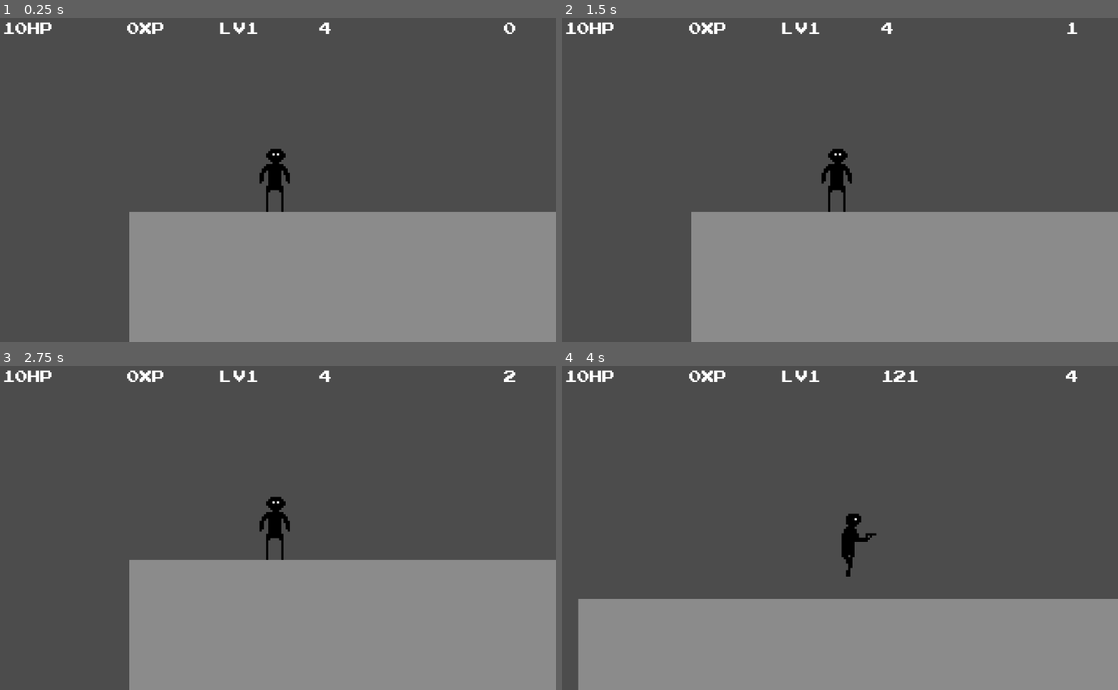
Above: before the commit, frames 1-4 (two rows, left to right).
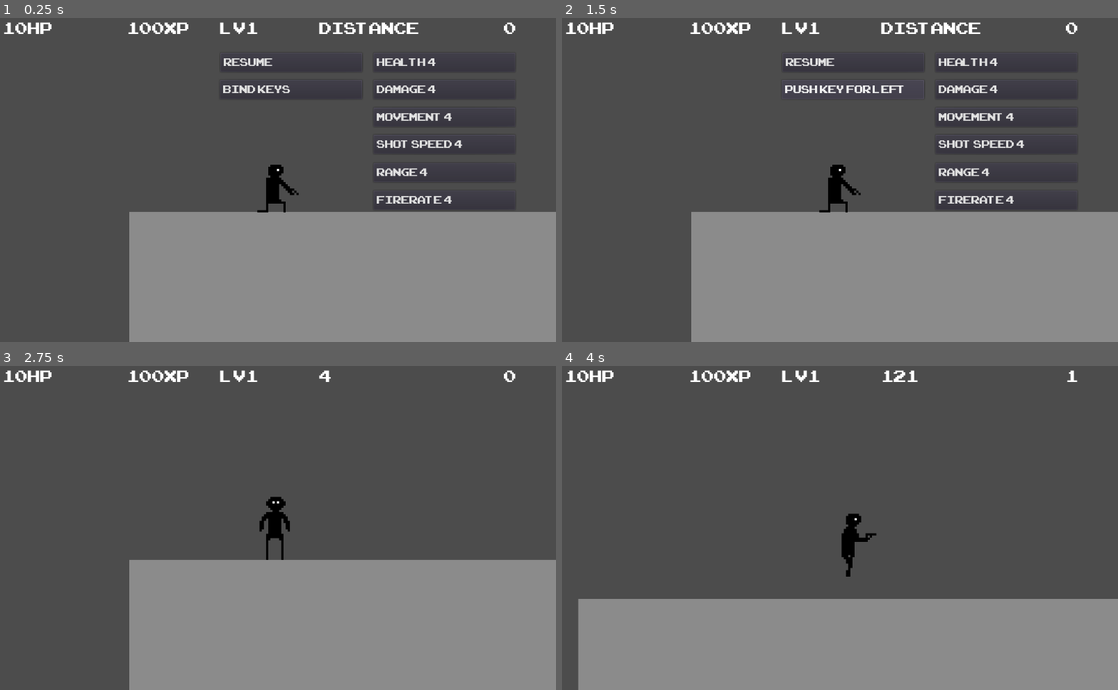
Above: after the commit, the same moments.

Repository: Denhonator/RandomPlatformer
Game: Godot game, scene res://2D.tscn
The game is run twice, just before and just after one commit, with the same random seed, the same clock (stepped at 60 frames per second) and the same inputs.
Inputs (mouse positions are in pixels of both pictures, inside the frame that each line leads up to):
- Up to frame 1 (0.25 s): no input
- Up to frame 2 (1.5 s): click (851, 89) at 0.5 s, where only the run after the commit has a clickable "Bind Keys"; click (851, 89) at 1.25 s, where only the run after the commit has a clickable "Push key for left"
- Up to frame 3 (2.75 s): click (289, 411) at 2 s, where only the run after the commit has a clickable "Resume"
- Up to frame 4 (4 s): tap Enter at 2.75 s; hold Right (right) from 2.78 s (still down); tap X (attack) at 2.85 s; tap Z (jump) at 3.02, 3.32, 3.77, 3.8 s; tap Shift (roll) at 3.05, 3.6 s

The runs differ from the first frame. In frame 1, 2.4% of the frame differs, in the area x 22-84%, y 1-61%; in frame 2, 2.6%, in the area x 22-93%, y 1-61%; in frame 3, 0.3%; in frame 4, 0.3%.

Commit message:
Bind keys, use XP to level up

Diff:
--- a/2D.tscn
+++ b/2D.tscn
@@ -26,7 +26,23 @@
 font_data = ExtResource( 7 )
 _sections_unfolded = [ "Extra Spacing", "Font", "Settings" ]
 
-[node name="Main" type="Node"]
+[sub_resource type="DynamicFont" id=4]
+
+size = 28
+use_mipmaps = true
+use_filter = true
+font_data = ExtResource( 7 )
+_sections_unfolded = [ "Font", "Settings" ]
+
+[sub_resource type="DynamicFont" id=5]
+
+size = 28
+use_mipmaps = true
+use_filter = true
+font_data = ExtResource( 7 )
+_sections_unfolded = [ "Font", "Settings" ]
+
+[node name="Main" type="Node" index="0"]
 
 script = ExtResource( 1 )
 
@@ -120,7 +136,7 @@
 damage = 1.0
 health = 10
 shotCooldown = 0.4
-shotRange = 150.0
+shotRange = 100.0
 
 [node name="CollisionShape2D" type="CollisionShape2D" parent="Player/Body" index="0"]
 
@@ -196,12 +212,14 @@
 
 [node name="GUI" type="CanvasLayer" parent="." index="3"]
 
+pause_mode = 2
 layer = 1
 offset = Vector2( 0, 0 )
 rotation = 0.0
 scale = Vector2( 1, 1 )
 transform = Transform2D( 1, 0, 0, 1, 0, 0 )
 script = ExtResource( 6 )
+_sections_unfolded = [ "Pause" ]
 
 [node name="HP" type="Label" parent="GUI" index="0"]
 
@@ -306,13 +324,252 @@
 mouse_default_cursor_shape = 0
 size_flags_horizontal = 1
 size_flags_vertical = 4
-custom_fonts/font = SubResource( 1 )
+custom_fonts/font = SubResource( 3 )
 text = "0"
 percent_visible = 1.0
 lines_skipped = 0
 max_lines_visible = -1
 _sections_unfolded = [ "Rect", "custom_fonts" ]
 
+[node name="Menu" type="Control" parent="GUI" index="5"]
+
+anchor_left = 0.0
+anchor_top = 0.0
+anchor_right = 0.0
+anchor_bottom = 0.0
+margin_right = 40.0
+margin_bottom = 40.0
+rect_pivot_offset = Vector2( 0, 0 )
+rect_clip_content = false
+mouse_filter = 0
+mouse_default_cursor_shape = 0
+size_flags_horizontal = 1
+size_flags_vertical = 1
+
+[node name="BindKeys" type="Button" parent="GUI/Menu" index="0"]
+
+anchor_left = 0.0
+anchor_top = 0.0
+anchor_right = 0.0
+anchor_bottom = 0.0
+margin_left = 405.0
+margin_top = 117.0
+margin_right = 667.0
+margin_bottom = 152.0
+rect_pivot_offset = Vector2( 0, 0 )
+rect_clip_content = false
+mouse_filter = 0
+mouse_default_cursor_shape = 0
+size_flags_horizontal = 1
+size_flags_vertical = 1
+custom_fonts/font = SubResource( 4 )
+toggle_mode = false
+enabled_focus_mode = 0
+shortcut = null
+group = null
+text = "Bind Keys"
+flat = false
+align = 0
+_sections_unfolded = [ "custom_fonts" ]
+
+[node name="Resume" type="Button" parent="GUI/Menu" index="1"]
+
+anchor_left = 0.0
+anchor_top = 0.0
+anchor_right = 0.0
+anchor_bottom = 0.0
+margin_left = 406.0
+margin_top = 67.0
+margin_right = 667.0
+margin_bottom = 102.0
+rect_pivot_offset = Vector2( 0, 0 )
+rect_clip_content = false
+mouse_filter = 0
+mouse_default_cursor_shape = 0
+size_flags_horizontal = 1
+size_flags_vertical = 1
+custom_fonts/font = SubResource( 5 )
+toggle_mode = false
+enabled_focus_mode = 0
+shortcut = null
+group = null
+text = "Resume"
+flat = false
+align = 0
+_sections_unfolded = [ "custom_fonts" ]
+
+[node name="Health" type="Button" parent="GUI/Menu" index="2"]
+
+anchor_left = 0.0
+anchor_top = 0.0
+anchor_right = 0.0
+anchor_bottom = 0.0
+margin_left = 688.0
+margin_top = 67.0
+margin_right = 949.0
+margin_bottom = 102.0
+rect_pivot_offset = Vector2( 0, 0 )
+rect_clip_content = false
+mouse_filter = 0
+mouse_default_cursor_shape = 0
+size_flags_horizontal = 1
+size_flags_vertical = 1
+custom_fonts/font = SubResource( 5 )
+toggle_mode = false
+enabled_focus_mode = 0
+shortcut = null
+group = null
+text = "Health"
+flat = false
+align = 0
+_sections_unfolded = [ "custom_fonts" ]
+
+[node name="Damage" type="Button" parent="GUI/Menu" index="3"]
+
+anchor_left = 0.0
+anchor_top = 0.0
+anchor_right = 0.0
+anchor_bottom = 0.0
+margin_left = 688.0
+margin_top = 117.0
+margin_right = 949.0
+margin_bottom = 152.0
+rect_pivot_offset = Vector2( 0, 0 )
+rect_clip_content = false
+mouse_filter = 0
+mouse_default_cursor_shape = 0
+size_flags_horizontal = 1
+size_flags_vertical = 1
+custom_fonts/font = SubResource( 5 )
+toggle_mode = false
+enabled_focus_mode = 0
+shortcut = null
+group = null
+text = "Damage"
+flat = false
+align = 0
+_sections_unfolded = [ "custom_fonts" ]
+
+[node name="Movement" type="Button" parent="GUI/Menu" index="4"]
+
+anchor_left = 0.0
+anchor_top = 0.0
+anchor_right = 0.0
+anchor_bottom = 0.0
+margin_left = 688.0
+margin_top = 168.0
+margin_right = 949.0
+margin_bottom = 203.0
+rect_pivot_offset = Vector2( 0, 0 )
+rect_clip_content = false
+mouse_filter = 0
+mouse_default_cursor_shape = 0
+size_flags_horizontal = 1
+size_flags_vertical = 1
+custom_fonts/font = SubResource( 5 )
+toggle_mode = false
+enabled_focus_mode = 0
+shortcut = null
+group = null
+text = "Movement"
+flat = false
+align = 0
+_sections_unfolded = [ "custom_fonts" ]
+
+[node name="ShotSpeed" type="Button" parent="GUI/Menu" index="5"]
+
+anchor_left = 0.0
+anchor_top = 0.0
+anchor_right = 0.0
+anchor_bottom = 0.0
+margin_left = 688.0
+margin_top = 218.0
+margin_right = 949.0
+margin_bottom = 253.0
+rect_pivot_offset = Vector2( 0, 0 )
+rect_clip_content = false
+mouse_filter = 0
+mouse_default_cursor_shape = 0
+size_flags_horizontal = 1
+size_flags_vertical = 1
+custom_fonts/font = SubResource( 5 )
+toggle_mode = false
+enabled_focus_mode = 0
+shortcut = null
+group = null
+text = "Shot Speed"
+flat = false
+align = 0
+_sections_unfolded = [ "custom_fonts" ]
+
+[node name="Range" type="Button" parent="GUI/Menu" index="6"]
+
+anchor_left = 0.0
+anchor_top = 0.0
+anchor_right = 0.0
+anchor_bottom = 0.0
+margin_left = 688.0
+margin_top = 270.0
+margin_right = 949.0
+margin_bottom = 305.0
+rect_pivot_offset = Vector2( 0, 0 )
+rect_clip_content = false
+mouse_filter = 0
+mouse_default_cursor_shape = 0
+size_flags_horizontal = 1
+size_flags_vertical = 1
+custom_fonts/font = SubResource( 5 )
+toggle_mode = false
+enabled_focus_mode = 0
+shortcut = null
+group = null
+text = "Range"
+flat = false
+align = 0
+_sections_unfolded = [ "custom_fonts" ]
+
+[node name="Firerate" type="Button" parent="GUI/Menu" index="7"]
+
+anchor_left = 0.0
+anchor_top = 0.0
+anchor_right = 0.0
+anchor_bottom = 0.0
+margin_left = 688.0
+margin_top = 321.0
+margin_right = 949.0
+margin_bottom = 356.0
+rect_pivot_offset = Vector2( 0, 0 )
+rect_clip_content = false
+mouse_filter = 0
+mouse_default_cursor_shape = 0
+size_flags_horizontal = 1
+size_flags_vertical = 1
+custom_fonts/font = SubResource( 5 )
+toggle_mode = false
+enabled_focus_mode = 0
+shortcut = null
+group = null
+text = "Firerate"
+flat = false
+align = 0
+_sections_unfolded = [ "custom_fonts" ]
+
 [connection signal="screen_entered" from="Level/Platform/VisibilityNotifier2D" to="Level/Platform" method="_on_VisibilityNotifier2D_screen_entered"]
 
 [connection signal="body_entered" from="Level/Platform/VisibilityNotifier2D/Area2D" to="." method="_on_Area2D_body_entered"]
+
+[connection signal="pressed" from="GUI/Menu/BindKeys" to="GUI" method="_on_BindKeys_pressed"]
+
+[connection signal="pressed" from="GUI/Menu/Resume" to="GUI" method="_on_Resume_pressed"]
+
+[connection signal="pressed" from="GUI/Menu/Health" to="GUI" method="_on_Health_pressed"]
+
+[connection signal="pressed" from="GUI/Menu/Damage" to="GUI" method="_on_Damage_pressed"]
+
+[connection signal="pressed" from="GUI/Menu/Movement" to="GUI" method="_on_Movement_pressed"]
+
+[connection signal="pressed" from="GUI/Menu/ShotSpeed" to="GUI" method="_on_ShotSpeed_pressed"]
+
+[connection signal="pressed" from="GUI/Menu/Range" to="GUI" method="_on_Range_pressed"]
+
+[connection signal="pressed" from="GUI/Menu/Firerate" to="GUI" method="_on_Firerate_pressed"]
--- a/GUI.gd
+++ b/GUI.gd
@@ -1,12 +1,132 @@
 extends CanvasLayer
 
 var timer = 0
+var bind = 0
 onready var HP = find_node("HP")
 onready var XP = find_node("XP")
 onready var level = find_node("Level")
 onready var distance = find_node("Distance")
 onready var time = find_node("Time")
+onready var menu = find_node("Menu")
+onready var health = find_node("Health")
+onready var damage = find_node("Damage")
+onready var movement = find_node("Movement")
+onready var shotSpeed = find_node("ShotSpeed")
+onready var shotRange = find_node("Range")
+onready var firerate = find_node("Firerate")
+onready var player = get_node("/root/Main/Player/Body")
+var healthxp = 4
+var damagexp = 4
+var movementxp = 4
+var shotSpeedxp = 4
+var shotRangexp = 4
+var fireratexp = 4
+var action = ["left","right","up","down","attack","jump","roll"]
+var bindCooldown = 0
+
+func _ready():
+	SetMenu(true)
+	UpdateTexts()
+
+func UpdateTexts():
+	HP.text = String(player.health)+"HP"
+	health.text = "Health: "+String(healthxp)
+	damage.text = "Damage: "+String(damagexp)
+	movement.text = "Movement: "+String(movementxp)
+	shotSpeed.text = "Shot Speed: "+String(shotSpeedxp)
+	shotRange.text = "Range: "+String(shotRangexp)
+	firerate.text = "Firerate: "+String(fireratexp)
+	XP.text = String(player.xp)+"XP"
+	HP.text = String(player.health)+"HP"
 
 func _process(delta):
-	timer+=delta
-	time.text=String(timer).pad_decimals(0)
+	if bindCooldown>0:
+		bindCooldown-=delta
+	if not menu.visible:
+		timer+=delta
+		time.text=String(timer).pad_decimals(0)
+
+func _input(event):
+	if event is InputEventKey and event.pressed and bindCooldown<=0:
+		if event.scancode==KEY_ESCAPE:
+			SetMenu(!menu.visible)
+		elif bind:
+			var ac = action[bind-1]
+			InputMap.erase_action(ac)
+			InputMap.add_action(ac)
+			InputMap.action_add_event(ac,event)
+			bind+=1
+			if bind>action.size():
+				bind = 0
+			UpdateText()
+
+func SetMenu(b):
+	menu.visible = b
+	get_tree().paused = b
+	bind = 0
+
+func UpdateText():
+	if bind==0:
+		menu.get_child(0).text = "Bind Keys"
+	else:
+		menu.get_child(0).text = "Push key for "+action[bind-1]
+
+func _on_BindKeys_pressed():
+	bind = 1
+	UpdateText()
+
+func SetBind(b):
+	bind = b
+	bindCooldown = 0.2
+
+func _on_Resume_pressed():
+	SetMenu(false)
+
+func _on_Health_pressed():
+	if player.xp<healthxp:
+		return
+	player.xp-=healthxp
+	player.health += healthxp
+	healthxp += 2
+	UpdateTexts()
+
+func _on_Damage_pressed():
+	if player.xp<damagexp:
+		return
+	player.xp-=damagexp
+	player.damage += damagexp/20.0
+	damagexp += 2
+	UpdateTexts()
+
+func _on_Movement_pressed():
+	if player.xp<movementxp:
+		return
+	player.xp-=movementxp
+	player.rollCooldown -= movementxp/100.0
+	player.maxSpeed += float(movementxp)
+	movementxp += 2
+	UpdateTexts()
+
+func _on_ShotSpeed_pressed():
+	if player.xp<shotSpeedxp:
+		return
+	player.xp-=shotSpeedxp
+	player.shotSpeed += shotSpeedxp/20.0
+	shotSpeedxp += 2
+	UpdateTexts()
+
+func _on_Range_pressed():
+	if player.xp<shotRangexp:
+		return
+	player.xp-=shotRangexp
+	player.shotRange += 3.0*shotRangexp
+	shotRangexp += 2
+	UpdateTexts()
+
+func _on_Firerate_pressed():
+	if player.xp<fireratexp:
+		return
+	player.xp-=fireratexp
+	player.shotCooldown -= fireratexp/200.0
+	fireratexp += 2
+	UpdateTexts()
--- a/PistolGuy.gd
+++ b/PistolGuy.gd
@@ -11,7 +11,7 @@
 var shotAni =		0
 var shootDir =		0
 var airCounter =	0
-var xp =			0
+var xp =			100
 var xpReward =		1
 var stunDur =		0.5
 var iframeDur =		1
@@ -162,7 +162,7 @@
 	if not is_on_floor():
 		vel.y = min(vel.y+10, 4*50)
 		airCounter+=delta
-		if airCounter>5:
+		if airCounter>3:
 			queue_free()
 	else:
 		airCounter=0
--- a/Projectile.gd
+++ b/Projectile.gd
@@ -18,7 +18,7 @@
 		life-=delta
 		if life<=0:
 			Destroy()
-	if abs(area.position.x)>=shotRange:
+	if abs(area.position.x)+abs(area.position.y)>=shotRange:
 		Destroy()
 
 func _on_area_entered(area):
Not shown: 8 places in 2D.tscn that only renumber resources
